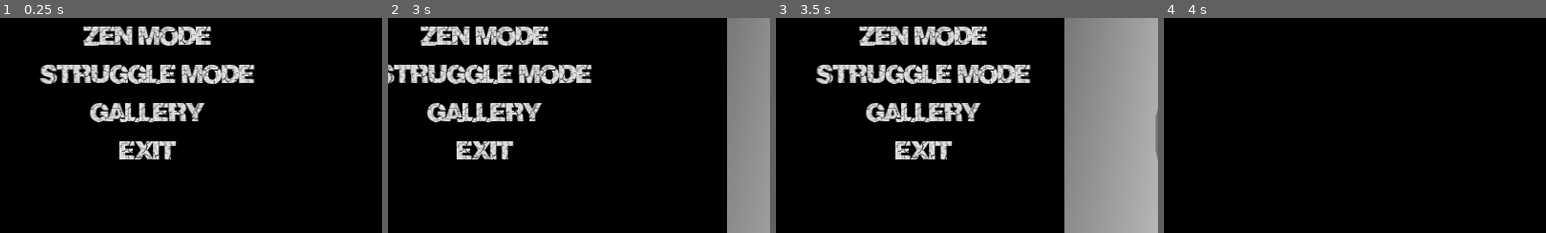
Above: before the commit, frames 1-4 (left to right).
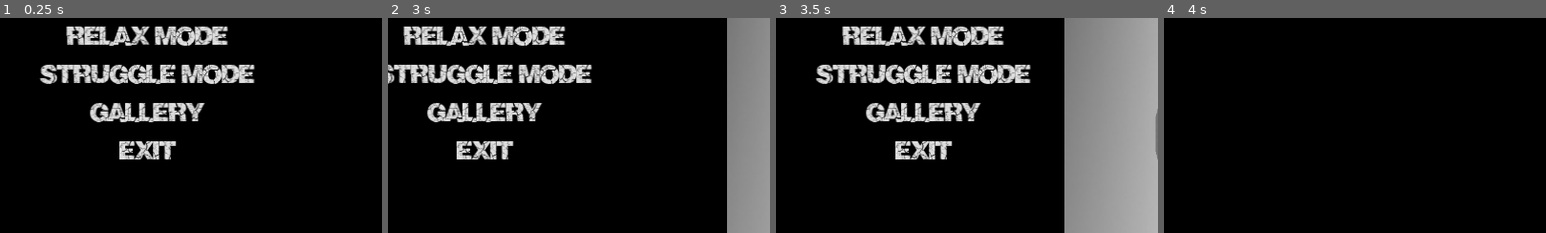
Above: after the commit, the same moments.

Repository: feyrkh/Exploratory
Game: Godot game, scene res://menu/main/TitleScreen.tscn
Same seed, same stepped clock (60 frames per second), same inputs: the game is played once before the commit and once after it. Sound files missing from this copy of the repository are replaced by a short silence.
Inputs (mouse positions are % of the whole screen's width and height, from its top left):
- Up to frame 1 (0.25 s): no input
- Up to frame 2 (3 s): click "Zen Mode" (after the commit: "Relax Mode") at 0.5 s; tap Enter at 1.25 s; move the mouse to (72, 45) at 1.27 s; press the mouse at (72, 45) at 1.28 s; hold D (right) 1.28-2 s; release the mouse at (72, 45) at 2 s; click "Start" at 2 s; drag from (30, 55) to (45, 70) at 2.77 s
- Up to frame 3 (3.5 s): no input
- Up to frame 4 (4 s): click "Struggle Mode" at 3.5 s
The pictures show only the part of the screen within x 0-50%, y 26-76%; the shares and areas given below are measured in that part.

The runs differ from the first frame. In frame 1, 2.7% of the frame differs, in the area x 17-60%, y 3-13%; in frame 2, 2.7%; in frame 3, 2.7%; in frame 4, nothing differs.

Commit message:
Brushing sounds, speed cap on linear velocity

Diff:
--- a/Global.gd
+++ b/Global.gd
@@ -1,6 +1,7 @@
 extends Node
 
 signal setting_changed(setting_id:String, old_val, new_val)
+signal enable_sound() # be sure to call this when it's ok to start playing sounds
 
 signal click_mode_changed()
 signal camera_zoom_changed(cur_zoom:float)
@@ -13,12 +14,14 @@
 signal toggle_glue_panel()
 signal glue_color_changed()
 
+signal item_highlighted(item)
+signal item_unhighlighted(item)
+
 var next_scene_settings
 var shatter_width:float = 0.5
 var rotate_with_shuffle = false
 var glue_materials:Dictionary = {}
-var glue_material:ShaderMaterial = preload("res://shader/ItemShardEdgeLine.tres")
-var glue_color:Color = Color.GOLD:
+var glue_color:Color = Color("ffdb12"):
 	set(val):
 		glue_color = val
 		glue_material = get_glue_material(glue_color)
@@ -31,6 +34,10 @@
 			glue_materials[glue_color] = new_mat
 		return glue_materials.get(glue_color, glue_material)
 
+var glue_material:ShaderMaterial = preload("res://shader/ItemShardEdgeLine.tres")
+
+func _ready():
+	glue_material = get_glue_material(glue_color)
 
 func change_scene(scene):
 	cleanup_all_items.emit()
--- a/menu/main/TitleScreen.gd
+++ b/menu/main/TitleScreen.gd
@@ -58,6 +58,7 @@
 	update_labels()
 	await prepare_next_item(false)
 	update_item()
+	Global.enable_sound.emit()
 	#var offset = randi_range(800, 1000)
 	#for i in range(5):
 		#var new_table = load("res://menu/main/DemoTable.tscn").instantiate()
--- a/menu/main/TitleScreen.tscn
+++ b/menu/main/TitleScreen.tscn
@@ -70,6 +70,7 @@
 color = Color(0, 0, 0, 1)
 
 [node name="OptionsContainer" type="Control" parent="."]
+visible = false
 layout_mode = 3
 anchors_preset = 0
 offset_left = 512.0
@@ -277,7 +278,7 @@
 layout_mode = 2
 focus_mode = 0
 theme = ExtResource("2_7feem")
-text = "Zen Mode"
+text = "Relax Mode"
 metadata/_edit_lock_ = true
 
 [node name="TimeButton" type="Button" parent="MainMenu"]
--- a/pottery/ArcheologyItem.gd
+++ b/pottery/ArcheologyItem.gd
@@ -4,6 +4,7 @@
 const TOO_SMALL_POLYGON_AREA := 55
 const TOO_SMALL_POLYGON_EDGE_RATIO := 0.9
 const DRAG_SPEED := 15
+const MAX_LINEAR_VELOCITY := 6000.0
 
 enum Fields {
 	IMG_DATA, POSITION, ROTATION, POLYGON, ORIG_AREA, SHATTER_SIZE, ORIG_PIECE_COUNT,
@@ -476,6 +477,9 @@
 	if target_pos != null:
 		var desired_motion = (drag_start_item - global_position + target_pos - drag_start_mouse)
 		state.linear_velocity = desired_motion * DRAG_SPEED
+		if state.linear_velocity.length() > MAX_LINEAR_VELOCITY:
+			state.linear_velocity = state.linear_velocity.normalized() * MAX_LINEAR_VELOCITY
+		print("v=", state.linear_velocity.length())
 	if target_rot != null:
 		var item_center = to_global(center_of_mass)
 		var mouse_cursor = get_global_mouse_position()
@@ -517,11 +521,13 @@
 		polygon.modulate = Color(1.3, 1.3, 1.3, 1.3)
 	center_of_mass_indicator.position = center_of_mass
 	center_of_mass_indicator.visible = !Global.lock_rotation or (rotate_start_item != null)
+	Global.item_highlighted.emit(self)
 
 func unhighlight_visual_polygons():
 	for polygon in visual_polygons:
 		polygon.modulate = Color.WHITE
 	center_of_mass_indicator.visible = false
+	Global.item_unhighlighted.emit(self)
 
 func add_scar(scar:ItemScar):
 	scar.refresh_scar_path(collision.polygon)
@@ -739,10 +745,14 @@
 			for g in child.get_children():
 				var pos = g.global_position
 				var rot = g.global_rotation
+				var global_poly = MyGeom.global_polygon(g)
 				child.remove_child(g)
 				glue_edges.add_child(g)
-				g.global_position = pos
-				g.global_rotation = rot
+				#g.global_position = pos
+				#g.global_rotation = rot
+				g.rotation = 0
+				g.position = Vector2.ZERO
+				g.polygon = MyGeom.local_polygon(self, global_poly)
 			glue_edges.refresh_polygons()
 	visual_polygons = []
 	collision_polygons = []
@@ -933,7 +943,7 @@
 		if relative_velocity == 0:
 			return
 		var volume_adjustment = max(0.4, min(1.0, relative_velocity / 1500.0))
-		print(body, " and ", self, " clinking at ", Time.get_ticks_msec(), " with velocity ", relative_velocity, " and volume ", volume_adjustment)
+		#print(body, " and ", self, " clinking at ", Time.get_ticks_msec(), " with velocity ", relative_velocity, " and volume ", volume_adjustment)
 		var other_area = body.area
 		var area_ratio = min(other_area, area) / max(other_area, area)
 		var pitch = 1.6 - area_ratio*1.1 + randf_range(-0.1, 0.1)
--- a/pottery/CleaningTable.gd
+++ b/pottery/CleaningTable.gd
@@ -11,7 +11,7 @@
 @onready var screenshot_camera:Camera2D = find_child("ScreenshotCamera")
 @onready var cursor_area:CursorArea = find_child("CursorArea")
 @onready var sidebar_menu = find_child("SidebarMenu")
-
+@onready var glue_brush_audio:AudioStreamPlayer = find_child("GlueBrushAudio")
 @export var camera_top_left_limit:Vector2 = Vector2(-100, -100)
 @export var camera_bot_right_limit:Vector2 = Vector2(4500, 3300)
 
@@ -19,16 +19,19 @@
 var camera_drag_camera_start = null
 var settings
 var glue_cooldown:float = 0
+var highlighted_items = {}
+
 
 # Called when the node enters the scene tree for the first time.
 func _ready():
 	settings = Global.next_scene_settings
 	Global.click_mode_changed.connect(update_button_text)
+	Global.click_mode_changed.connect(update_glue_brush_sfx)
 	Global.save_to_gallery.connect(save_to_gallery)
-
-	#if settings == "continue_zen":
-	#	_on_load_button_pressed()
-	#	return
+	Global.item_highlighted.connect(func(item): highlighted_items[item] = true)
+	Global.item_unhighlighted.connect(func(item): highlighted_items.erase(item))
+
+	glue_brush_audio.finished.connect(update_glue_brush_sfx)
 
 	if settings == null:
 		settings = {}
@@ -151,7 +154,29 @@
 		new_pos.y = camera_bot_right_limit.y - view_rect.size.y / 2
 	camera.position = new_pos
 
+
+var glue_brush_streams = [ # elements are arrays [AudioStream, volume %, min_seconds]
+	[preload("res://sfx/brush2.mp3"), 0.8, 0.5], #[preload("res://sfx/brush.mp3"), 1.1],
+]
+var glue_brush_stream_min_seconds = 1
+
+func play_glue_sfx():
+	var stream_data = glue_brush_streams.pick_random()
+	glue_brush_audio.stream = stream_data[0]
+	glue_brush_audio.volume_db = AudioPlayerPool.get_decibels_for_volume_percentage(stream_data[1] * AudioPlayerPool.audio_config.get_config(AudioPlayerPool.SFX_VOLUME_PCT))
+	glue_brush_audio.pitch_scale = randf_range(0.9, 1.1)
+	glue_brush_stream_min_seconds = stream_data[2]
+	glue_brush_audio.play()
+
+func update_glue_brush_sfx():
+	if Global.click_mode == Global.ClickMode.glue and Input.is_action_pressed("drag_start") and highlighted_items.size() > 0:
+		if !glue_brush_audio.playing:
+			play_glue_sfx()
+	elif glue_brush_audio.playing and glue_brush_audio.get_playback_position() >= glue_brush_stream_min_seconds:
+		glue_brush_audio.stop()
+
 func _process(_delta):
+	update_glue_brush_sfx()
 	if camera_drag_mouse_start != null:
 		var offset = get_viewport().get_mouse_position() - camera_drag_mouse_start
 		offset = offset/camera.zoom.x
@@ -205,10 +230,13 @@
 	if event.is_action_pressed("drag_start"):
 		# find all pieces under the cursor and glue them together
 		do_glue_at_cursor()
+	elif event.is_action_released("drag_start"):
+		update_glue_brush_sfx()
 	elif event.is_action_pressed("rotate_start") or event.is_action_pressed("ui_cancel"):
 		Global.reset_click_mode()
 
 func do_glue_at_cursor():
+		update_glue_brush_sfx()
 		glue_cooldown = 0.05
 		var pieces = cursor_area.get_overlaps()
 		if pieces.size() > 1:
--- a/pottery/CleaningTable.tscn
+++ b/pottery/CleaningTable.tscn
@@ -8,6 +8,7 @@
 [ext_resource type="PackedScene" uid="uid://bylog41kf2707" path="res://util/ScreenCollisionBorders.tscn" id="5_friqi"]
 [ext_resource type="PackedScene" uid="uid://oft4qrgukbr3" path="res://pottery/glue_panel.tscn" id="6_8boyq"]
 [ext_resource type="PackedScene" uid="uid://bpmxfyq1j2wb1" path="res://menu/sidebar/SidebarMenu.tscn" id="7_qqhi4"]
+[ext_resource type="AudioStream" uid="uid://cndk0874cwds3" path="res://sfx/brush2.mp3" id="9_fkpf1"]
 
 [sub_resource type="CircleShape2D" id="CircleShape2D_tahv2"]
 radius = 15.0
@@ -108,6 +109,10 @@
 
 [node name="ScreenCollisionBorders" parent="." instance=ExtResource("5_friqi")]
 
+[node name="GlueBrushAudio" type="AudioStreamPlayer" parent="."]
+stream = ExtResource("9_fkpf1")
+volume_db = -15.0
+
 [connection signal="time_attack_complete" from="CanvasLayer/GameTimer" to="CanvasLayer/SidebarMenu" method="_on_game_timer_time_attack_complete"]
 [connection signal="add_item_button_pressed" from="CanvasLayer/SidebarMenu" to="." method="_on_sidebar_menu_add_item_button_pressed"]
 [connection signal="movement_button_toggled" from="CanvasLayer/SidebarMenu" to="." method="_on_sidebar_menu_movement_button_toggled"]
--- a/pottery/GlueContainer.gd
+++ b/pottery/GlueContainer.gd
@@ -73,8 +73,8 @@
 		return
 	var child2 = get_parent().visual_polygons[child2_idx]
 	#print("clipping a ", child2_idx, " (visual polygon) hole out of ", child1_idx)
-	var global_polygon1 = global_polygon(child1)
-	var global_polygon2 = Geometry2D.offset_polygon(global_polygon(child2), -0.05)
+	var global_polygon1 = MyGeom.global_polygon(child1)
+	var global_polygon2 = Geometry2D.offset_polygon(MyGeom.global_polygon(child2), -0.05)
 	_clip_glue_polygon(child1, global_polygon1, global_polygon2)
 
 func handle_clipping():
@@ -83,8 +83,8 @@
 	var child2:ItemGlueEdge = get_child(get_child_count()-1-child2_idx)
 	if child1.glue_color == child2.glue_color:
 		return # don't clip between children of the same color, we'll merge later
-	var global_polygon1 = Geometry2D.offset_polygon(global_polygon(child1), 0.05)
-	var global_polygon2 = global_polygon(child2)
+	var global_polygon1 = Geometry2D.offset_polygon(MyGeom.global_polygon(child1), 0.05)
+	var global_polygon2 = MyGeom.global_polygon(child2)
 	_clip_glue_polygon(child2, global_polygon2, global_polygon1)
 
 func _clip_glue_polygon(glue_obj:ItemGlueEdge, glue_global_poly, cutting_poly_array):
@@ -119,11 +119,11 @@
 			continue
 		if !orig_polygon_handled:
 			#print("Replacing original child polygon for ", glue_obj.glue_color)
-			glue_obj.polygon = local_polygon(glue_obj, new_poly)
+			glue_obj.polygon = MyGeom.local_polygon(glue_obj, new_poly)
 			orig_polygon_handled = true
 		else:
 			#print("Cloning this polygon with a new polygon ", glue_obj.glue_color)
-			var new_child = glue_obj.clone(local_polygon(glue_obj, new_poly))
+			var new_child = glue_obj.clone(MyGeom.local_polygon(glue_obj, new_poly))
 			self.add_child(new_child)
 			self.move_child(new_child, glue_obj.get_index())
 
@@ -131,26 +131,14 @@
 	var child1:ItemGlueEdge = get_child(child1_idx)
 	var child2:ItemGlueEdge = get_child(child2_idx)
 	if child1.glue_color == child2.glue_color:
-		var global_polygon1 = global_polygon(child1)
-		var global_polygon2 = global_polygon(child2)
+		var global_polygon1 = MyGeom.global_polygon(child1)
+		var global_polygon2 = MyGeom.global_polygon(child2)
 		var merged := Geometry2D.merge_polygons(global_polygon1, global_polygon2)
 		if merged.size() == 1:
 			#print("Merging glues ", child1_idx, " and ", child2_idx)
-			child2.polygon = local_polygon(child1, merged[0])
+			child2.polygon = MyGeom.local_polygon(child1, merged[0])
 			child1.queue_free()
 			auto_restart = true
-
-func global_polygon(polygon_holder:Node2D):
-	var result := PackedVector2Array()
-	for pt in polygon_holder.polygon:
-		result.append(polygon_holder.to_global(pt))
-	return result
-
-func local_polygon(polygon_holder:Node2D, polygon):
-	var result := PackedVector2Array()
-	for pt in polygon:
-		result.append(polygon_holder.to_local(pt))
-	return result
 
 func stop_processing():
 	set_process(false)
--- a/pottery/GluePanel.gd
+++ b/pottery/GluePanel.gd
@@ -6,6 +6,7 @@
 	for child in get_children():
 		if child is GluePot:
 			child.gui_input.connect(glue_input.bind(child))
+	update_glue_pot_highlights()
 
 func glue_input(event:InputEvent, glue_pot:GluePot):
 	if event is InputEventMouseButton and event.is_action_pressed("left_click"):
@@ -25,7 +26,7 @@
 func update_glue_pot_highlights():
 	for child in get_children():
 		if child is GluePot:
-			if child.get_glue_color() == Global.glue_color:
+			if child.get_glue_color().is_equal_approx(Global.glue_color):
 				child.highlight()
 			else:
 				child.unhighlight()
--- a/pottery/glue_panel.tscn
+++ b/pottery/glue_panel.tscn
@@ -20,7 +20,7 @@
 offset_top = 13.0
 offset_right = 50.0
 offset_bottom = 45.0
-color = Color(1, 1, 1, 0)
+color = Color(1, 1, 1, 0.129412)
 script = ExtResource("1_f22bh")
 
 [node name="Line2D" type="Line2D" parent="TextureRect"]
--- a/shader/ItemShardEdgeLine.tres
+++ b/shader/ItemShardEdgeLine.tres
@@ -4,5 +4,3 @@
 
 [resource]
 shader = ExtResource("1_223yn")
-shader_parameter/normal_color = Vector4(1, 0.843137, 0, 1)
-shader_parameter/shine_color = Vector4(1, 1, 1, 1)
--- a/shader/gold_shimmer.gdshader
+++ b/shader/gold_shimmer.gdshader
@@ -4,7 +4,19 @@
 uniform vec4 shine_color = vec4(1.0, 1.0, 1.0, 1.0);
 
 void fragment() {
-	float shine = smoothstep(0.0, 1.8, 1.0 - abs(sin(SCREEN_UV.x * 30.0) - 0.6*cos(SCREEN_UV.y * 60.0) + 0.05*sin(SCREEN_UV.y)));
-	//float shine = smoothstep(0.0, 1.4, 1.0 - abs(SCREEN_UV.x - SCREEN_UV.y));
+	// honeycomb:
+	//float shine = smoothstep(0.0, 1.8, 1.0 - abs(sin(SCREEN_UV.x * 30.0) - 0.6*cos(SCREEN_UV.y * 60.0) + 0.05*sin(SCREEN_UV.y)));
+	// diffuse diagonals
+	// increase spread between 1st and 2nd number to get more diffuse lines
+	// Change SCREEN_UV.x or .y multiplier to get a different angle
+	// Change final multiplier to change number of lines on the screen
+	float shine = smoothstep(5.6, 6.40, 6.0 * abs(sin((SCREEN_UV.x*2.0 + SCREEN_UV.y) * 7.0)));
+	// wide diagonal: float shine = smoothstep(0.0, 1.4, 1.0 - abs(SCREEN_UV.x - SCREEN_UV.y));
+	/* // diagonals
+	int shine = int((SCREEN_UV.x*15.0 + SCREEN_UV.y*6.0) * 600.0) % 1200;
+	if (shine < 280) {
+    	COLOR.rgba =  mix(normal_color.rgba, shine_color.rgba, float(shine) / 280.0);
+	}*/
+    //float shine = step(slope * UV.x - UV.y, progress + shine_size + shine_size * slope) - step(slope * UV.x - UV.y, progress);
 	COLOR.rgba =  mix(normal_color.rgba, shine_color.rgba, float(shine));
 }
--- a/util/AudioPlayerPool.gd
+++ b/util/AudioPlayerPool.gd
@@ -35,6 +35,7 @@
 	background_music_list.shuffle()
 	get_first_free_player()
 	Global.setting_changed.connect(on_setting_change)
+	await Global.enable_sound
 	cross_fade(background_music_list[0], 2, true)
 
 func on_setting_change(setting, old_val, new_val):
--- a/util/MyGeom.gd
+++ b/util/MyGeom.gd
@@ -109,3 +109,15 @@
 		var t3 = triangles[i+2]
 		twiceArea += abs(polygon[t1].x * (polygon[t2].y - polygon[t3].y) + polygon[t2].x * (polygon[t3].y - polygon[t1].y) + polygon[t3].x * (polygon[t1].y - polygon[t2].y))
 	return twiceArea / 2
+
+static func global_polygon(polygon_holder:Node2D):
+	var result := PackedVector2Array()
+	for pt in polygon_holder.polygon:
+		result.append(polygon_holder.to_global(pt))
+	return result
+
+static func local_polygon(polygon_holder:Node2D, polygon):
+	var result := PackedVector2Array()
+	for pt in polygon:
+		result.append(polygon_holder.to_local(pt))
+	return result
Not shown: 1 places in pottery/CleaningTable.tscn that only renumber resources
Not shown, added: sfx/brush.mp3.import
Not shown, added: sfx/brush2.mp3.import
Not shown, added: sfx/brush.mp3
Not shown, added: sfx/brush2.mp3
